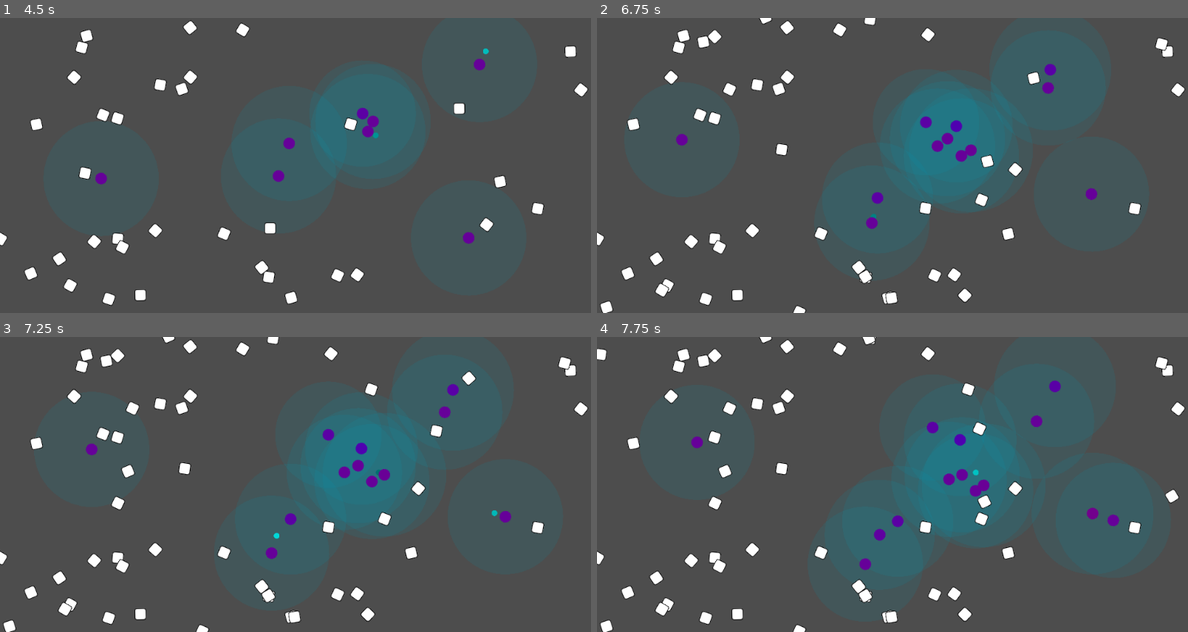
Above: before the commit, frames 1-4 (two rows, left to right).
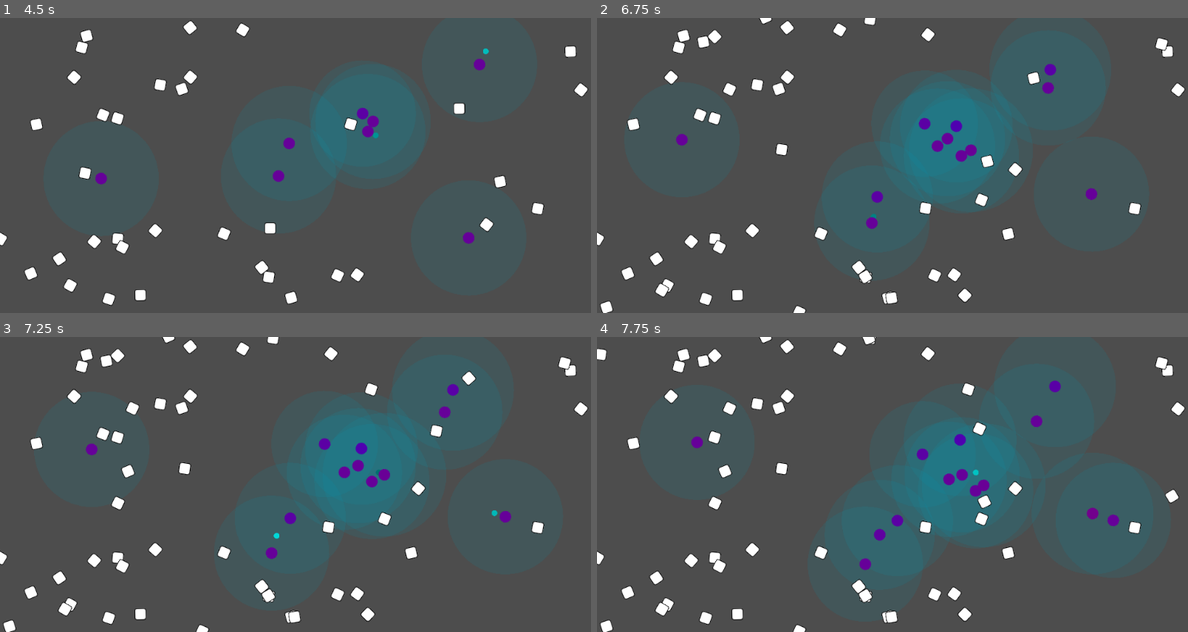
Above: after the commit, the same moments.

Repository: wivest/Natural-Selection
Game: Godot game, scene res://scenes/main.tscn
Same seed, same stepped clock (60 frames per second), same inputs: the game is played once before the commit and once after it.
Inputs:
- Up to frame 1 (4.5 s): no input
- Up to frame 2 (6.75 s): no input
- Up to frame 3 (7.25 s): no input
- Up to frame 4 (7.75 s): no input

Frame 1 is identical in both runs. In frame 2, less than 0.1% of the frame differs, in the area x 46-57%, y 33-63%; in frame 3, 0.1%; in frame 4, 0.1%, in the area x 49-78%, y 14-65%.

Commit message:
fix: update shape radius

Diff:
--- a/scenes/creature/scripts/nodes/view.gd
+++ b/scenes/creature/scripts/nodes/view.gd
@@ -18,6 +18,7 @@
 	target = _get_random_target()
 
 func _process(_delta):
+	shape.radius = _creature.genome.view_radius.value
 	queue_redraw()
 
 func _draw():
